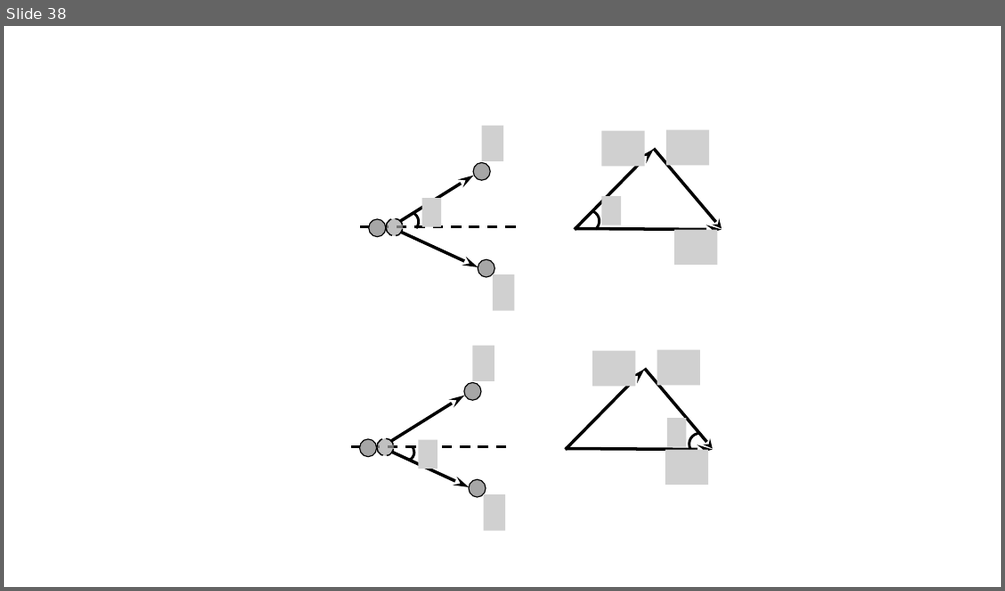
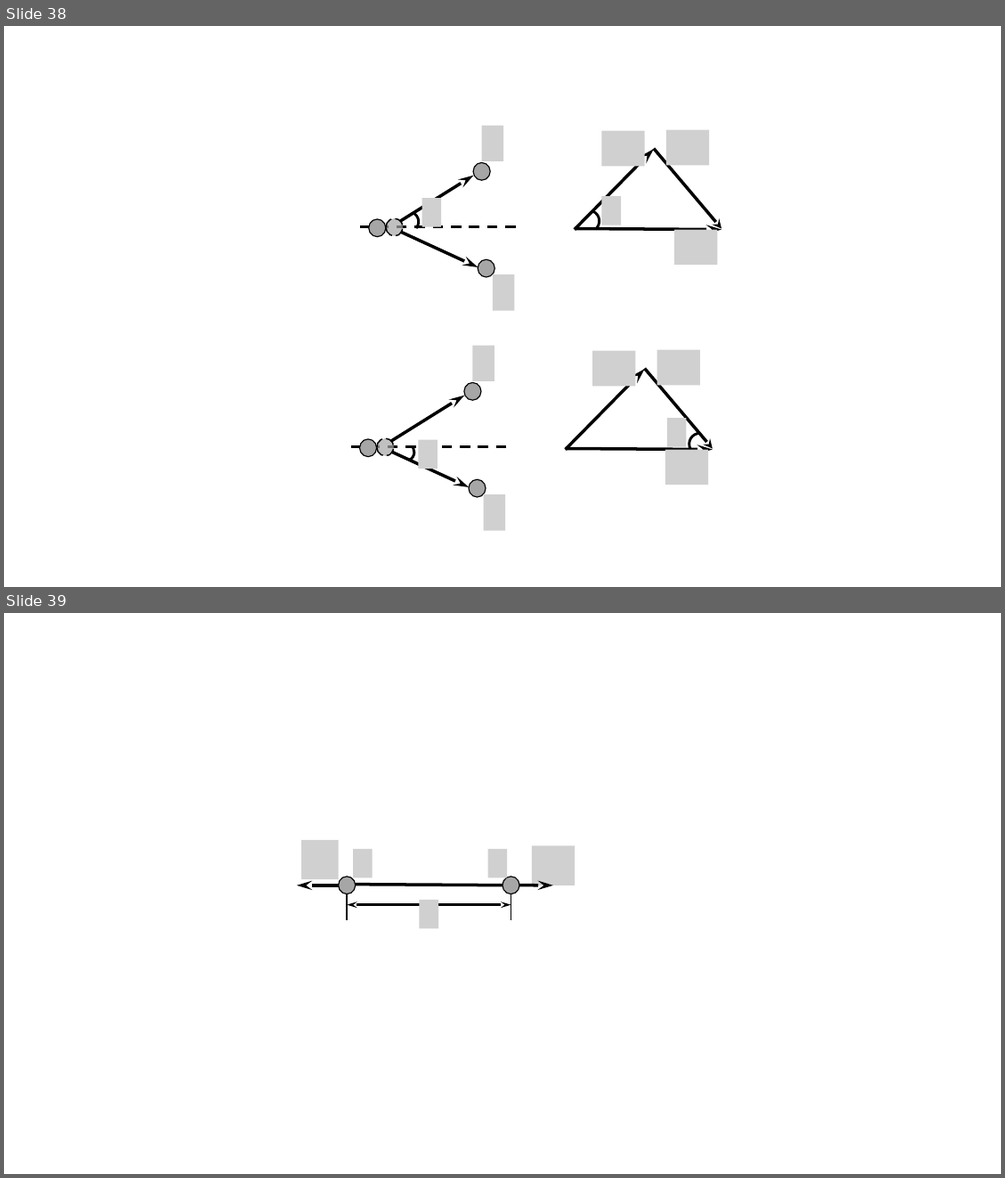
Before and after one commit to savchenko-physics/savchenko-physics.github.io, a slide deck: src/Drawings.pptx. Shown one above the other, each under a label of ours: slide 38 before the commit, slides 38 and 39 after it. The pictures are 1005x591 and 1005x1178 pixels, drawn with LibreOffice and Linux fonts; fonts in the diff are those of the drawing; grey boxes stand for pictures. Boxes give left, top, right and bottom in pixels: in the first picture for what was removed or moved away, otherwise in the second. Text is boxed around its words. In the diff, an @@ line names an element or a change of style, - is before the commit and + after.

```diff
--- a/src/Drawings.pptx
+++ b/src/Drawings.pptx
@@ slide 39 added at (4,613,1001,1174), background #FFFFFF @@
@@ picture added at (301,840,339,879) @@
@@ picture added at (353,849,372,877) @@
@@ picture added at (488,849,507,877) @@
@@ picture added at (532,845,575,885) @@
@@ ellipse added at (339,876,356,894), fill #A6A6A6, outline #000000 1 pt @@
@@ ellipse added at (502,876,520,894), fill #A6A6A6, outline #000000 1 pt @@
@@ arrow added from (339, 885) to (297, 885), #000000 3 pt @@
@@ line added from (348, 919) to (348, 893), #000000 1.5 pt @@
@@ double arrow added from (511, 905) to (348, 905), #000000 2 pt @@
@@ line added from (502, 885) to (356, 884), #000000 3 pt @@
@@ picture added at (419,900,438,929) @@
@@ line added from (511, 919) to (511, 893), #000000 1.5 pt @@
@@ arrow added from (519, 885) to (554, 885), #000000 3 pt @@
```
Also in this commit, not shown: 10 other files.
